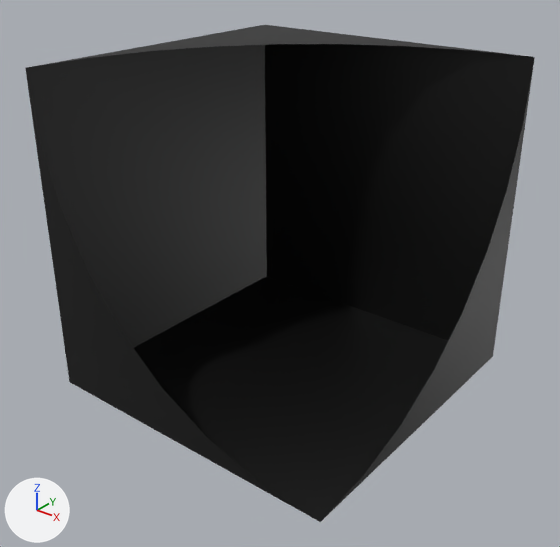
The glTF model models/seperated_blocks/r4c2_body_black.gltf as it was, and as the next commit left it.
Before and after are seen from a 50 mm camera at (2.69, -3.45, 1.82) aimed at (0.03, -0.12, -0.24). Lighting does not change. The marker at lower left points along +X, +Y and +Z. Objects named as collision shapes, trigger or cutter boxes, shadow casters or lower levels of detail are left out. Vertices at the same position are counted once.

The scene before the commit, as lines of its bpy script (objects in view):
```python
me_cube_543 = bpy.data.meshes.new('Cube.543')
me_cube_543.from_pydata(...)  # 76 vertices, 112 faces; spans x -1.01..0.99, y -1.0..1.0, z -1.0..1.0
me_cube_543.materials.append(mat_material_001)  # picture img_minitown_tx
ob_r4c2_body_black = bpy.data.objects.new('r4c2_body_black', me_cube_543)
ob_r4c2_body_black.location = (0.0, 0.0, 0.0)
```
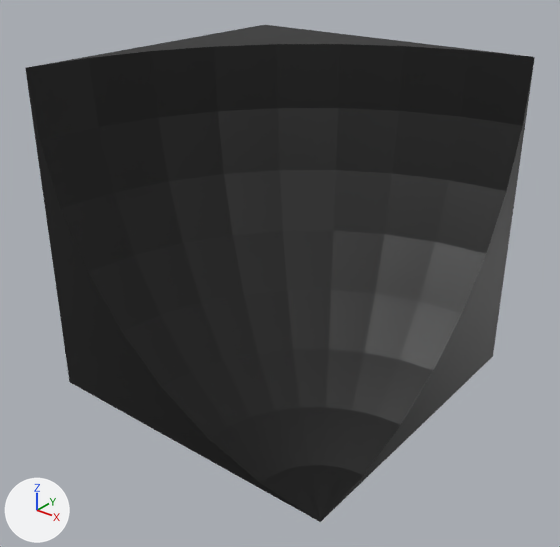
The edits, one by one:
me_cube_543 is used by ob_r4c2_body_black; location (0.0, 0.0, 0.0).
me_cube_543 had 76 vertices, 112 faces and spanned x -1.01..0.99, y -1.0..1.0, z -1.0..1.0.
me_cube_543 now has 119 vertices, 234 faces and spans x -1.01..0.99, y -1.0..1.0, z -1.0..1.0.
Part 1, on me_cube_543:
43 vertices are added at x -0.93..0.84, y -0.93..0.92, z -0.96..0.61.
122 new faces join them.

Changed parts and their boxes [x1, y1, x2, y2] in the pictures (560 x 547 px):
part 1 of me_cube_543, added (black): after [25, 44, 535, 522]
